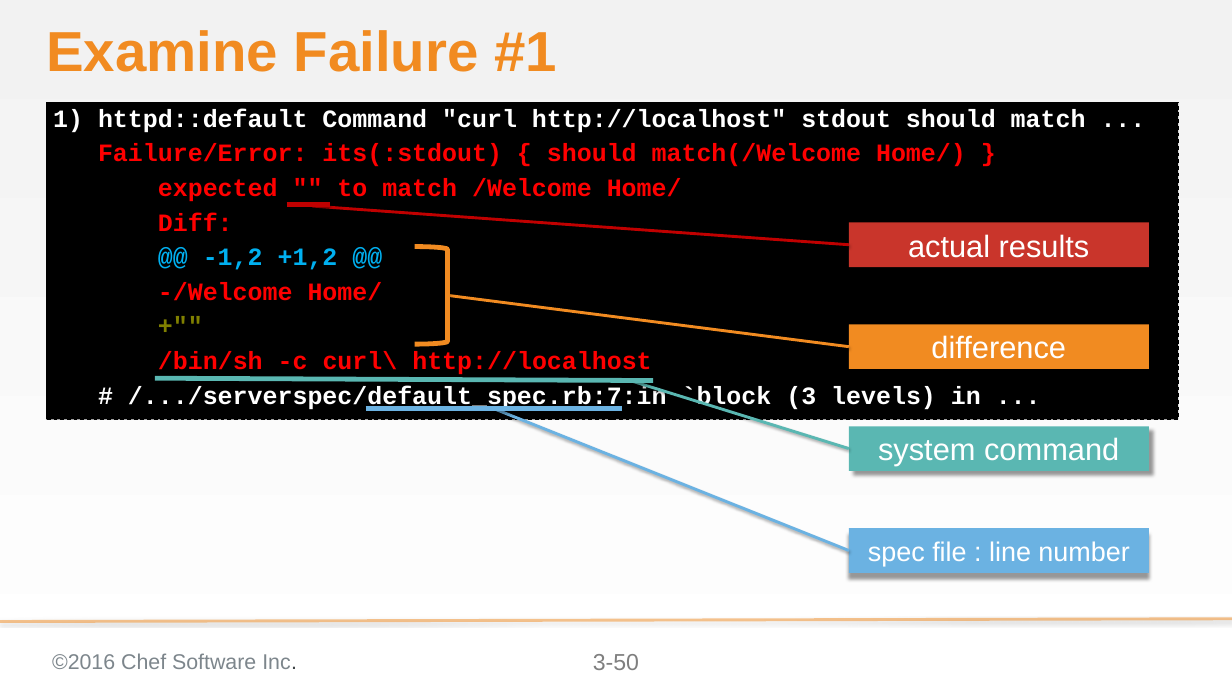
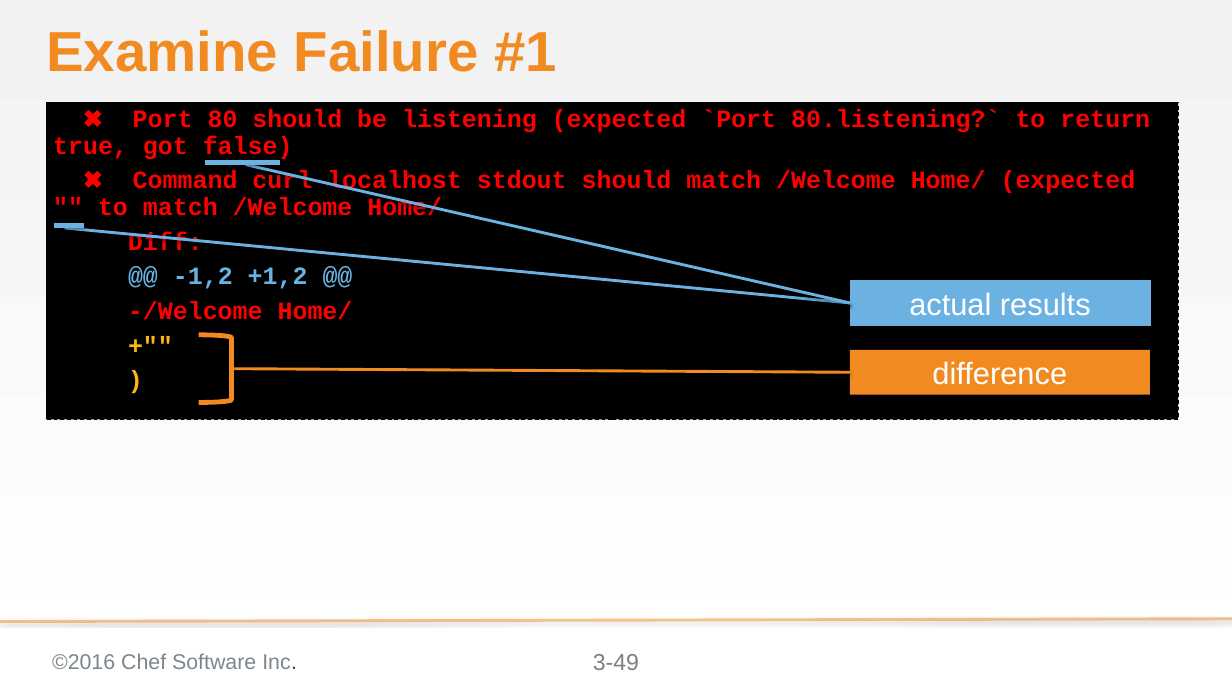
Before and after one commit to chef-training/test_driven_cookbook_development, a slide deck: slide 49 of 03-writing_a_test_first.pptx (slide 50 before the commit). Drawn at 1232x693 pixels with LibreOffice and Linux fonts; fonts in the diff are those of the drawing; background and template pictures are left out. Boxes give left, top, right and bottom in pixels: in the first picture for what was removed or moved away, otherwise in the second. Text is boxed around its words. In the diff, an @@ line names an element or a change of style, - is before the commit and + after.

Commit message:
Updates to Chef DK 0.17.17 and InSpec
* Updated the Chef DK
* Changed the examples to InSpec

```diff
--- a/03-writing_a_test_first.pptx
+++ b/03-writing_a_test_first.pptx
@@ text at (53, 109, 1150, 216): text changed @@
-1) httpd::default Command "curl http://localhost" stdout should match ...
-Failure/Error: its(:stdout) { should match(/Welcome Home/) }
-expected "" to match /Welcome Home/
+✖ Port 80 should be listening (expected `Port 80.listening?` to return true, got false)
+✖ Command curl localhost stdout should match /Welcome Home/ (expected "" to match /Welcome Home/
@@ line added from (204, 162) to (280, 162), #6BB2E2 5 pt @@
@@ line added from (246, 165) to (850, 303), #6BB2E2 3 pt @@
@@ line moved from (287, 204) - (330, 204) to (54, 226) - (85, 226) @@
@@ line (54, 226) - (85, 226): stroke #C00000 5 pt to #6BB2E2 5 pt @@
@@ line moved from (313, 206) - (849, 245) to (64, 228) - (850, 303) @@
@@ line (64, 228) - (850, 303): stroke #C00000 3 pt to #6BB2E2 3 pt @@
@@ text at (173, 267, 308, 289): text colour #00B0F0 to #6BB2E2 in "@@ -1,2 +1,2 @@"; text colour #808000 to #FDB714 in "+""" @@
@@ rectangle "actual results": place and size @@
-rectangle "actual results" at (849, 222, 1149, 267)
+rectangle "actual results" at (850, 281, 1150, 325)
@@ rectangle "actual results" at (850, 281, 1150, 325): fill #C9352B to #6BB2E2; outline none to #6BB2E2 0.75 pt @@
@@ text at (128, 351, 981, 411): text changed; text colour #FFFFFF to #FDB714 @@
-/bin/sh -c curl\ http://localhost
-# /.../serverspec/default_spec.rb:7:in `block (3 levels) in ...
+)
@@ right bracket: place and size @@
-right bracket at (414, 247, 447, 344)
+right bracket at (199, 335, 231, 403)
@@ rectangle "difference": place and size @@
-rectangle "difference" at (849, 324, 1149, 369)
+rectangle "difference" at (850, 350, 1150, 394)
@@ line removed from (155, 378) to (653, 380) @@
@@ line moved from (448, 295) - (849, 346) to (231, 369) - (850, 372) @@
@@ line removed from (630, 380) to (849, 448) @@
@@ line removed from (366, 409) to (622, 409) @@
@@ line removed from (495, 409) to (849, 550) @@
@@ rectangle removed at (849, 426, 1149, 470) @@
-system command
@@ rectangle removed at (849, 528, 1149, 572) @@
-spec file : line number
@@ page number at (593, 654, 639, 670): text changed @@
-3-50
+3-49
```
Also in this commit, not shown: 23 other slides changed, 7 slides added, 8 slides removed, 5 other files.
